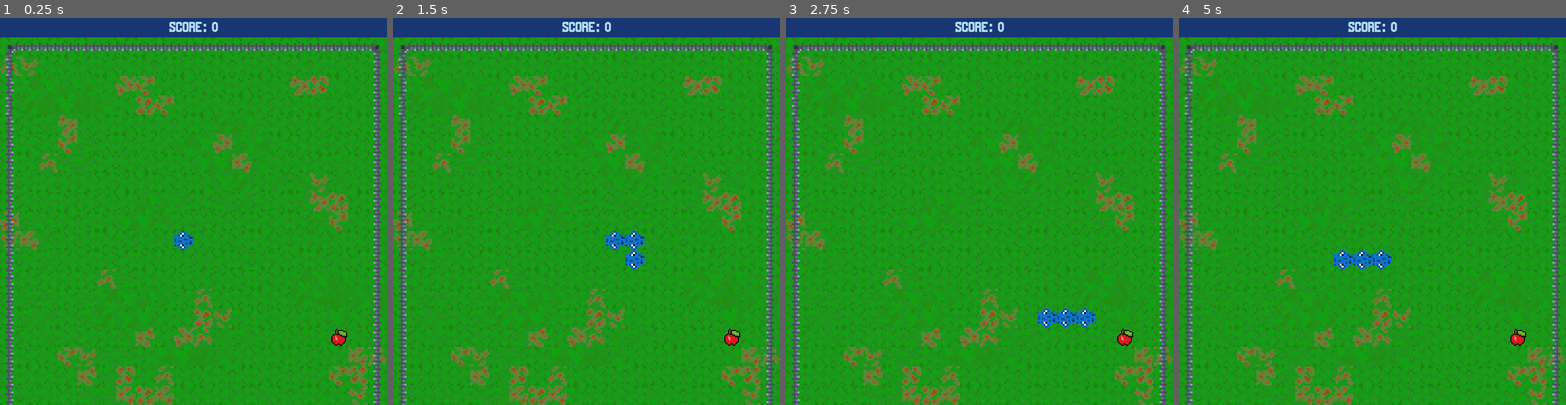
Above: before the commit, frames 1-4 (left to right).
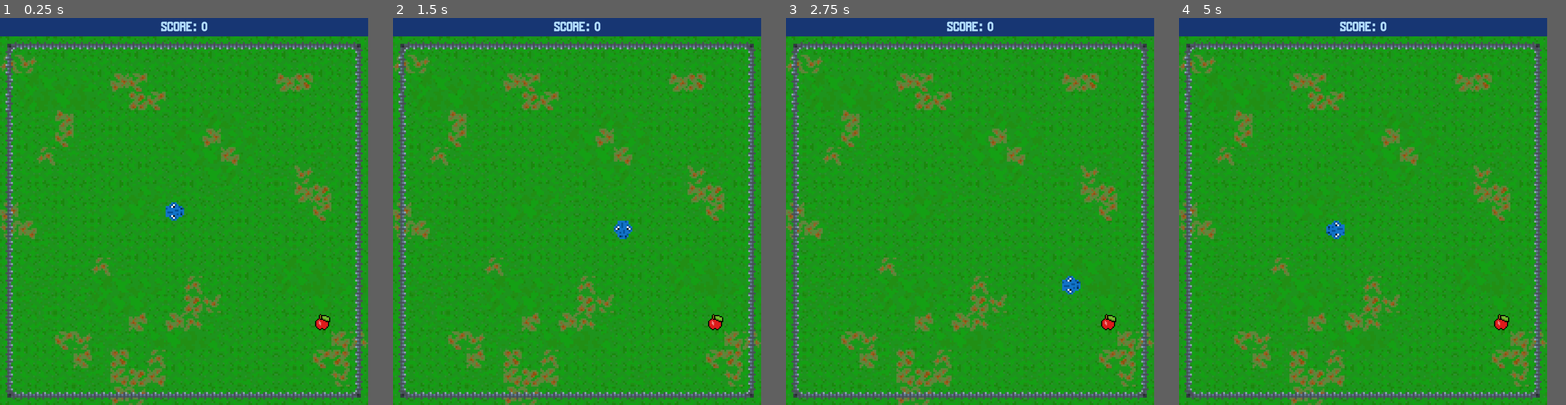
Above: after the commit, the same moments.

Repository: CS196Illinois/Group4-FA23
Game: Godot game, scene res://scenes/main.tscn
Same seed, same stepped clock (60 frames per second), same inputs: the game is played once before the commit and once after it. The engine's default icon, where the game draws it, is replaced by a stand-in: a white triangle on a blue panel in a dark square.
Inputs (mouse positions are in pixels of both pictures, inside the frame that each line leads up to):
- Up to frame 1 (0.25 s): no input
- Up to frame 2 (1.5 s): tap Enter (ui_accept) at 0.5, 0.6, 0.77, 1.07, 1.35 s; move the mouse to (671, 192) at 0.52 s; hold D (move_right) 0.53-1.28 s; move the mouse to (509, 230) at 1.27 s; hold S (move_down) from 1.28 s (still down)
- Up to frame 3 (2.75 s): tap Enter (ui_accept) at 1.52, 1.82, 2.1 s; move the mouse to (1018, 126) at 2.02 s; release S (move_down) at 2.03 s; hold D (move_right) from 2.03 s (still down)
- Up to frame 4 (5 s): move the mouse to (1353, 288) at 2.77 s; release D (move_right) at 2.78 s; hold W (move_up) 2.78-3.53 s; tap Enter (ui_accept) at 2.85, 3.02, 3.32, 3.6, 3.77, 4.07, 4.35, 4.52, 4.82 s; move the mouse to (1488, 269) at 3.52 s; hold A (move_left) from 3.53 s (still down); tap Escape (ui_cancel) at 4.15 s; move the mouse to (1256, 153) at 4.27 s
In our replay, the window is 800x800 before the commit and 761x800 after it. These sizes can differ from the game's own. Grey fills any space a smaller window leaves; there, only what the larger window draws over its background counts as a difference.

The runs differ from the first frame. In frame 1, 18% of the frame differs, in the area x 0-100%, y 0-100%; in frame 2, 18%; in frame 3, 18%; in frame 4, 18%.

Commit message:
Finished MVP

Diff:
--- /dev/null
+++ b/Body.tscn
@@ -0,0 +1,9 @@
+[gd_scene load_steps=2 format=3 uid="uid://cp0oio6j1cjr0"]
+
+[ext_resource type="Texture2D" uid="uid://becakkxabavko" path="res://assets/snake_body_proper.png" id="1_mb6my"]
+
+[node name="Sprite2D" type="Sprite2D"]
+position = Vector2(75, 25)
+rotation = 6.28319
+scale = Vector2(5, 5)
+texture = ExtResource("1_mb6my")
--- /dev/null
+++ b/Head.tscn
@@ -0,0 +1,7 @@
+[gd_scene load_steps=2 format=3 uid="uid://bn7740e76aoye"]
+
+[ext_resource type="Texture2D" uid="uid://67e4txnke7ga" path="res://assets/snake_head_proper.png" id="1_qc3k4"]
+
+[node name="Sprite2D" type="Sprite2D"]
+scale = Vector2(5, 5)
+texture = ExtResource("1_qc3k4")
--- /dev/null
+++ b/Player.gd
@@ -0,0 +1,31 @@
+extends CharacterBody3D
+
+
+const SPEED = 5.0
+const JUMP_VELOCITY = 4.5
+
+# Get the gravity from the project settings to be synced with RigidBody nodes.
+var gravity = ProjectSettings.get_setting("physics/3d/default_gravity")
+
+
+func _physics_process(delta):
+	# Add the gravity.
+	if not is_on_floor():
+		velocity.y -= gravity * delta
+
+	# Handle Jump.
+	if Input.is_action_just_pressed("ui_accept") and is_on_floor():
+		velocity.y = JUMP_VELOCITY
+
+	# Get the input direction and handle the movement/deceleration.
+	# As good practice, you should replace UI actions with custom gameplay actions.
+	var input_dir = Input.get_vector("ui_left", "ui_right", "ui_up", "ui_down")
+	var direction = (transform.basis * Vector3(input_dir.x, 0, input_dir.y)).normalized()
+	if direction:
+		velocity.x = direction.x * SPEED
+		velocity.z = direction.z * SPEED
+	else:
+		velocity.x = move_toward(velocity.x, 0, SPEED)
+		velocity.z = move_toward(velocity.z, 0, SPEED)
+
+	move_and_slide()
--- /dev/null
+++ b/Player.tscn
@@ -0,0 +1,13 @@
+[gd_scene load_steps=3 format=3 uid="uid://cxdcjkjsw7n4o"]
+
+[sub_resource type="CapsuleShape3D" id="CapsuleShape3D_rkvej"]
+
+[sub_resource type="CapsuleMesh" id="CapsuleMesh_rgjsa"]
+
+[node name="RigidBody3D" type="RigidBody3D"]
+
+[node name="CollisionShape3D" type="CollisionShape3D" parent="."]
+shape = SubResource("CapsuleShape3D_rkvej")
+
+[node name="MeshInstance3D" type="MeshInstance3D" parent="."]
+mesh = SubResource("CapsuleMesh_rgjsa")
--- /dev/null
+++ b/PlayerControl.gd
@@ -0,0 +1,38 @@
+extends RigidBody3D
+var mouse_sens := 0.001
+var twist_input := 0.0
+var pitch_input := 0.0
+
+@onready var twist := $TwistPivot
+@onready var pitch := $TwistPivot/PitchPivot
+
+# Called when the node enters the scene tree for the first time.
+func _ready():
+	Input.set_mouse_mode(Input.MOUSE_MODE_CAPTURED)
+
+
+# Called every frame. 'delta' is the elapsed time since the previous frame.
+func _process(delta):
+	var input = Vector3.ZERO
+	input.x = Input.get_axis("move_left", "move_right") #Returns 1.0 if first input is detected and -1.0 if second is, and updates input vector accordingly
+	input.z = Input.get_axis("move_forward", "move_backward")
+	apply_central_force(twist.basis * input * 1200 * delta)
+
+	if (Input.is_action_just_pressed("ui_cancel")):
+		Input.set_mouse_mode(Input.MOUSE_MODE_VISIBLE)
+
+	twist.rotate_y(twist_input)
+	pitch.rotate_x(pitch_input)
+	pitch.rotation.x = clamp(
+		pitch.rotation.x,
+		deg_to_rad(-30),
+		deg_to_rad(30)
+	)
+	twist_input = 0
+	pitch_input = 0
+
+func _unhandled_input(event: InputEvent):
+	if event is InputEventMouseMotion: #If unhandled input is mouse motion, then:
+		if Input.get_mouse_mode() == Input.MOUSE_MODE_CAPTURED: #check that the mouse isn't free
+			twist_input = event.relative.x * mouse_sens * -1 #update horizontal and vertical camera position based on mouse change and adjust for sensitivity
+			pitch_input = event.relative.y * mouse_sens * -1
--- /dev/null
+++ b/RigidBody3D.gd
@@ -0,0 +1,38 @@
+extends RigidBody3D
+var mouse_sens := 0.001
+var twist_input := 0.0
+var pitch_input := 0.0
+
+@onready var twist := $TwistPivot
+@onready var pitch := $TwistPivot/PitchPivot
+
+# Called when the node enters the scene tree for the first time.
+func _ready():
+	Input.set_mouse_mode(Input.MOUSE_MODE_CAPTURED)
+
+
+# Called every frame. 'delta' is the elapsed time since the previous frame.
+func _process(delta):
+	var input = Vector3.ZERO
+	input.x = Input.get_axis("move_left", "move_right") #Returns 1.0 if first input is detected and -1.0 if second is, and updates input vector accordingly
+	input.z = Input.get_axis("move_forward", "move_backward")
+	apply_central_force(twist.basis * input * 1200 * delta)
+
+	if (Input.is_action_just_pressed("ui_cancel")):
+		Input.set_mouse_mode(Input.MOUSE_MODE_VISIBLE)
+
+	twist.rotate_y(twist_input)
+	pitch.rotate_x(pitch_input)
+	pitch.rotation.x = clamp(
+		pitch.rotation.x,
+		deg_to_rad(-30),
+		deg_to_rad(30)
+	)
+	twist_input = 0
+	pitch_input = 0
+
+func _unhandled_input(event: InputEvent):
+	if event is InputEventMouseMotion: #If unhandled input is mouse motion, then:
+		if Input.get_mouse_mode() == Input.MOUSE_MODE_CAPTURED: #check that the mouse isn't free
+			twist_input = event.relative.x * mouse_sens * -1 #update horizontal and vertical camera position based on mouse change and adjust for sensitivity
+			pitch_input = event.relative.y * mouse_sens * -1
--- /dev/null
+++ b/VideoEnvironment.tscn
@@ -0,0 +1,35 @@
+[gd_scene load_steps=6 format=3 uid="uid://t83geluvtjrj"]
+
+[ext_resource type="PackedScene" uid="uid://cxdcjkjsw7n4o" path="res://Player.tscn" id="1_1kr11"]
+[ext_resource type="Script" path="res://PlayerControl.gd" id="2_sxewo"]
+
+[sub_resource type="PlaneMesh" id="PlaneMesh_iqtrv"]
+size = Vector2(10, 10)
+
+[sub_resource type="ConcavePolygonShape3D" id="ConcavePolygonShape3D_qfsuc"]
+
+[sub_resource type="Environment" id="Environment_d2sk5"]
+
+[node name="Node3D" type="Node3D"]
+
+[node name="MeshInstance3D" type="MeshInstance3D" parent="."]
+transform = Transform3D(1, 0, 0, 0, 1, 0, 0, 0, 1, 0, -0.873602, 0)
+mesh = SubResource("PlaneMesh_iqtrv")
+
+[node name="StaticBody3D" type="StaticBody3D" parent="MeshInstance3D"]
+
+[node name="CollisionShape3D" type="CollisionShape3D" parent="MeshInstance3D/StaticBody3D"]
+transform = Transform3D(1, 0, 0, 0, 1, 0, 0, 0, 1, 0, 0.982284, 0)
+shape = SubResource("ConcavePolygonShape3D_qfsuc")
+
+[node name="RigidBody3D" parent="." instance=ExtResource("1_1kr11")]
+script = ExtResource("2_sxewo")
+
+[node name="TwistPivot" type="Node3D" parent="RigidBody3D"]
+
+[node name="PitchPivot" type="Node3D" parent="RigidBody3D/TwistPivot"]
+
+[node name="Camera3D" type="Camera3D" parent="RigidBody3D/TwistPivot/PitchPivot"]
+
+[node name="WorldEnvironment" type="WorldEnvironment" parent="."]
+environment = SubResource("Environment_d2sk5")
--- a/project.godot
+++ b/project.godot
@@ -18,7 +18,7 @@
 [display]
 
 window/size/viewport_width=1000
-window/size/viewport_height=1000
+window/size/viewport_height=1050
 
 [input]
 
--- a/scenes/main.gd
+++ b/scenes/main.gd
@@ -1,6 +1,9 @@
 extends Node
 
-@export var snake_scene: PackedScene
+@export var snake_head = preload("res://Head.tscn")
+@export var snake_body = preload("res://Body.tscn")
+var snake_segment
+var body
 
 # game variables
 var score := 0
@@ -26,8 +29,10 @@
 const down := Vector2(0, 1)
 const left := Vector2(-1, 0)
 const right := Vector2(1, 0)
+const offset := Vector2(25, 25)
 var move_direction := up
 var can_move := true
+var rotated = false
 
 # Music variables
 @onready var twoDTheme = $twoDTheme
@@ -39,14 +44,15 @@
 	new_game()
 
 func new_game():
+	score = 0
 	get_tree().paused = false
 	get_tree().call_group("segments", "queue_free")
 	$GameOverMenu.hide()
 	$Hud.get_node("ScoreLabel").text = "SCORE: " + str(score)
 	$GameOverMenu.get_node("FinalScoreLabel").text = "SCORE: " + str(score)
-	$DistortionLocation2.material.set_shader_parameter("scrollRate", Vector2(0.1, 0.1))
-	$DistortionLocation2.material.set_shader_parameter("displacement", 0.00)
-	gen_distortion()
+	$DistortionLocation2.material.set_shader_parameter("displacement", 0.0)
+	$DistortionLocation2.position.x = 500
+	$DistortionLocation2.position.y = 550
 	generate_snake()
 	move_food()
 
@@ -55,15 +61,19 @@
 	snake_data.clear()
 	snake.clear()
 	#starting with the start_pos, create tail segments vertically down
-	for i in range(3):
-		add_segment(start_pos + down)
+	snake_data.append(start_pos)
+	snake_segment = snake_head.instantiate()
+	snake_segment.position = (start_pos  * cell_size) + Vector2(0, cell_size) + offset
+	add_child(snake_segment)
+	snake.append(snake_segment)
+
 
 func add_segment(pos):
 	snake_data.append(pos)
-	var SnakeSegment = snake_scene.instantiate()
-	SnakeSegment.position = (pos * cell_size) + Vector2(0, cell_size)
-	add_child(SnakeSegment)
-	snake.append(SnakeSegment)
+	body = snake_body.instantiate()
+	body.position = (pos * cell_size) + Vector2(0, cell_size) + offset
+	add_child(body)
+	snake.append(body)
 
 # Called every frame. 'delta' is the elapsed time since the previous frame.
 func _process(delta):
@@ -73,21 +83,25 @@
 	if can_move:
 		#update mvmt from key press
 		if Input.is_action_just_pressed("move_down") and move_direction != up:
+			snake_segment.rotation_degrees = 90
 			move_direction = down
 			can_move = false
 			if (game_started == false):
 				start_game()
 		if Input.is_action_just_pressed("move_up") and move_direction != down:
+			snake_segment.rotation_degrees = -90
 			move_direction = up
 			can_move = false
 			if (game_started == false):
 				start_game()
 		if Input.is_action_just_pressed("move_left") and move_direction != right:
+			snake_segment.rotation_degrees = 180
 			move_direction = left
 			can_move = false
 			if (game_started == false):
 				start_game()
 		if Input.is_action_just_pressed("move_right") and move_direction != left:
+			snake_segment.rotation_degrees = 0
 			move_direction = right
 			can_move = false
 			if (game_started == false):
@@ -109,13 +123,13 @@
 		# move segs one by one
 		if i > 0:
 			snake_data[i] = old_data[i - 1]
-		snake[i].position = (snake_data[i] * cell_size) + Vector2(0, cell_size)
+		snake[i].position = (snake_data[i] * cell_size) + Vector2(0, cell_size) + offset
 	check_out_of_bounds()
 	check_self_eaten()
 	check_food_eaten()
 
 func check_out_of_bounds():
-	if snake_data[0].x < 2 or snake_data[0].x > cells - 2 or snake_data[0].y < 1 or snake_data[0].y > cells - 2:
+	if snake_data[0].x < 1 or snake_data[0].x > cells - 2 or snake_data[0].y < 1 or snake_data[0].y > cells - 2:
 		end_game()
 
 func check_self_eaten():
@@ -129,10 +143,11 @@
 		appleCrunch.play()
 		$MoveTimer.wait_time = $MoveTimer.wait_time * 0.95
 		if score == 10:
-			$DistortionLocation2.material.set_shader_parameter("displacement", 0.005)
-		if score % 3 == 0:
+			gen_distortion()
+
+		if score % 3 == 0 and score > 10:
 			$DistortionLocation2.material.set_shader_parameter("scrollRate", $DistortionLocation2.material.get_shader_parameter("scrollRate") + Vector2(0.1, 0.1))
-			$DistortionLocation2.material.set_shader_parameter("displacement", clamp(($DistortionLocation2.material.get_shader_parameter("displacement") + 0.005), 0.0, 0.2))
+			$DistortionLocation2.material.set_shader_parameter("displacement", clamp(($DistortionLocation2.material.get_shader_parameter("displacement") * 1.1), 0.0, 0.2))
 		$MoveTimer.wait_time = clamp($MoveTimer.wait_time, 0.05, 0.2)
 		$Hud.get_node("ScoreLabel").text = "SCORE: " + str(score)
 		$GameOverMenu.get_node("FinalScoreLabel").text = "SCORE: " + str(score)
@@ -163,6 +178,8 @@
 		$DistortionLocation2.scale.y = 2
 	$DistortionLocation2.position.x = distortionPos.x * cell_size
 	$DistortionLocation2.position.y = distortionPos.y * cell_size + 50
+	$DistortionLocation2.material.set_shader_parameter("scrollRate", Vector2(0.1, 0.1))
+	$DistortionLocation2.material.set_shader_parameter("displacement", 0.005)
 
 
 func end_game():
@@ -173,4 +190,6 @@
 	get_tree().paused = true
 
 func _on_game_over_menu_restart():
+	for i in range(snake.size()):
+		snake[i].queue_free()
 	new_game()
--- a/scenes/main.tscn
+++ b/scenes/main.tscn
@@ -1,15 +1,12 @@
-[gd_scene load_steps=15 format=3 uid="uid://covp08gbfgtsi"]
-
+[gd_scene load_steps=17 format=3 uid="uid://covp08gbfgtsi"]
 
 [ext_resource type="Script" path="res://scenes/main.gd" id="1_6q2pv"]
-[ext_resource type="PackedScene" uid="uid://dl1edwake2lg4" path="res://scenes/snake_segment.tscn" id="2_k0oat"]
 [ext_resource type="PackedScene" uid="uid://dacuovia1j4ei" path="res://scenes/hud.tscn" id="3_dm3qm"]
 [ext_resource type="Texture2D" uid="uid://b5wbnkwkdfnww" path="res://assets/DoomSnakeGrassTileset.png" id="3_od7tq"]
 [ext_resource type="Texture2D" uid="uid://vu6i86jc7le0" path="res://assets/DoomSnakeFenceVariants.png" id="4_kcwuv"]
 [ext_resource type="Texture2D" uid="uid://d15v5qinsjcdi" path="res://assets/apple.png" id="5_yoqqq"]
 [ext_resource type="PackedScene" uid="uid://c8jbutxli568m" path="res://distortion_location_2.tscn" id="6_j3bju"]
 [ext_resource type="PackedScene" uid="uid://c5c00hvgtwva" path="res://scenes/game_over_menu.tscn" id="6_vriwy"]
-[ext_resource type="Shader" path="res://scenes/screenDistortion.gdshader" id="7_ukksw"]
 [ext_resource type="AudioStream" uid="uid://crocksmq6qb75" path="res://assets/SFX/apple_crunch.wav" id="10_qdaby"]
 [ext_resource type="AudioStream" uid="uid://i803uidhy1cy" path="res://assets/Music/BackroomsSnake_2DTheme.mp3" id="11_oskpg"]
 [ext_resource type="AudioStream" uid="uid://b8h7ugketrt0j" path="res://assets/SFX/game_over.wav" id="12_p020k"]
@@ -144,7 +141,6 @@
 
 [node name="Main" type="Node"]
 script = ExtResource("1_6q2pv")
-snake_scene = ExtResource("2_k0oat")
 
 [node name="CanvasModulate" type="CanvasModulate" parent="."]
 visible = false
@@ -195,8 +191,5 @@
 [node name="game_over" type="AudioStreamPlayer2D" parent="."]
 stream = ExtResource("12_p020k")
 
-[node name="DistortionLocation3" type="Sprite2D" parent="."]
-
-
 [connection signal="timeout" from="MoveTimer" to="." method="_on_move_timer_timeout"]
 [connection signal="restart" from="GameOverMenu" to="." method="_on_game_over_menu_restart"]
Empty file added: Body.gd
Binary file added: assets/SnakeBody.png
Not shown, added: assets/SnakeBody.png.import
Binary file added: assets/snake_body_proper.png
Not shown, added: assets/snake_body_proper.png.import
Binary file added: assets/snake_head_proper.png
Not shown, added: assets/snake_head_proper.png.import
